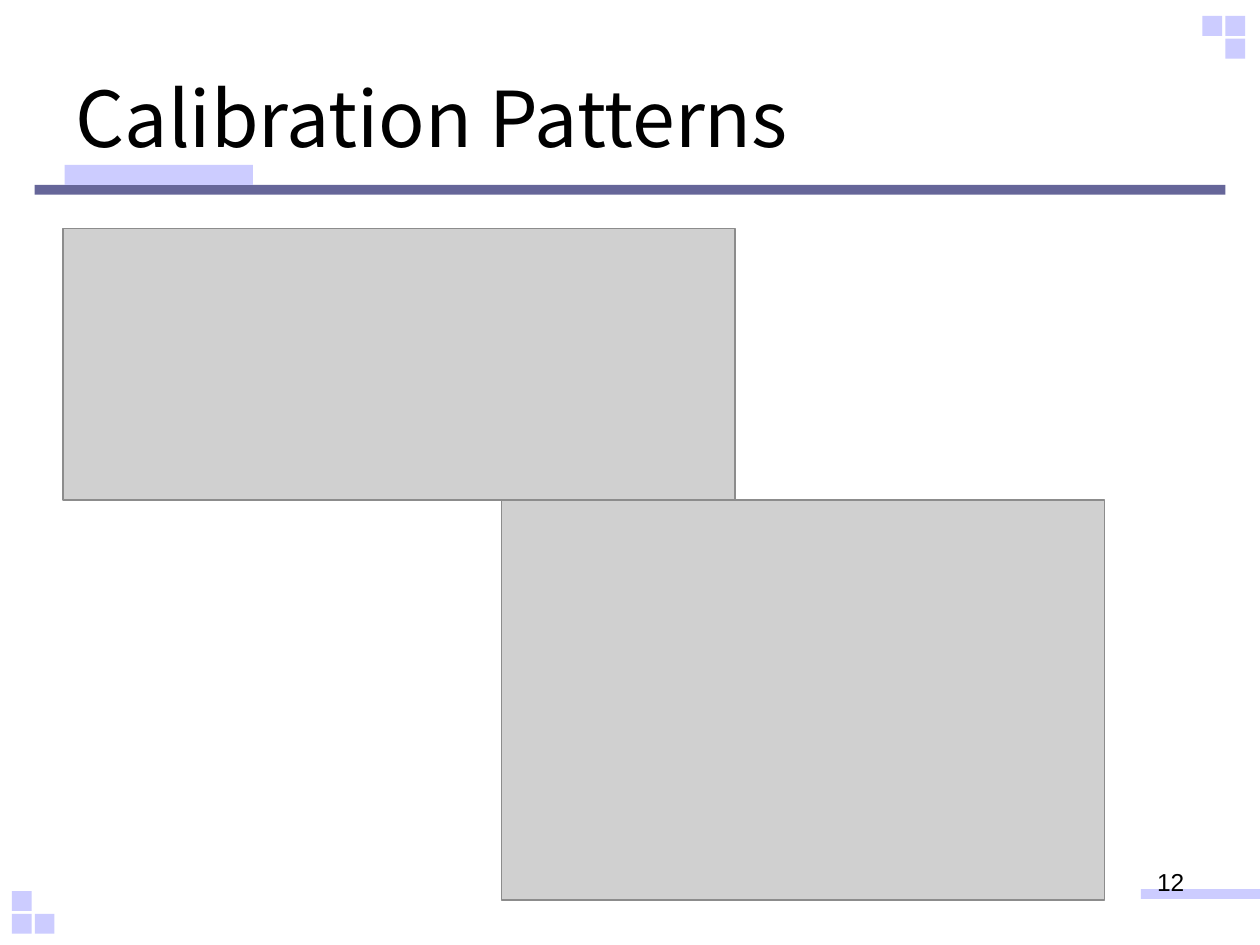
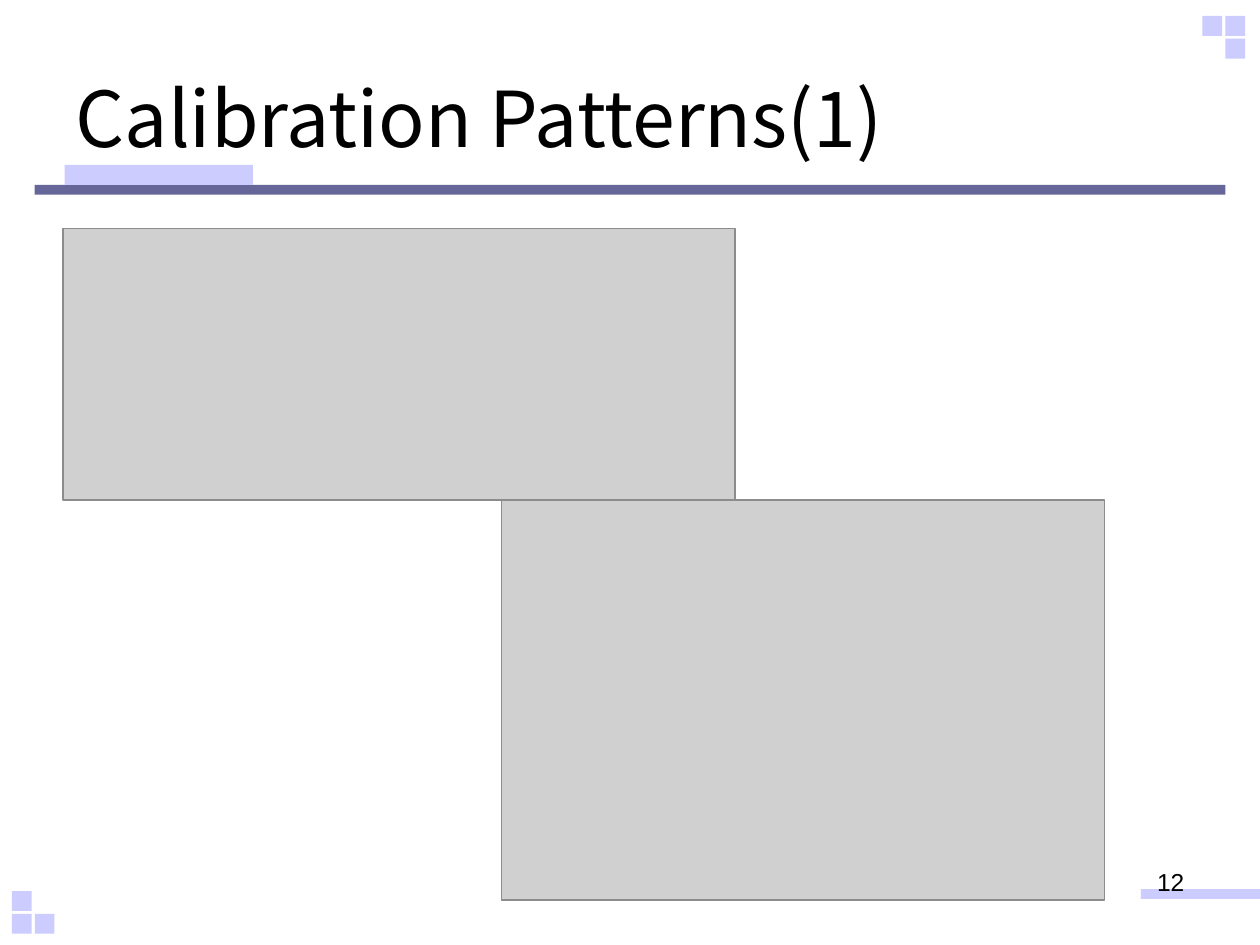
Before and after one commit to sho-hama/Human_Interface, a slide deck: slide 12 of HI_hamana.pptx. Drawn at 1260x945 pixels with LibreOffice and Linux fonts; fonts in the diff are those of the drawing; grey boxes stand for pictures. Boxes give left, top, right and bottom in pixels: in the first picture for what was removed or moved away, otherwise in the second. Text is boxed around its words. In the diff, an @@ line names an element or a change of style, - is before the commit and + after.

```diff
--- a/HI_hamana.pptx
+++ b/HI_hamana.pptx
@@ title at bbox=[76, 84, 883, 166]: text changed @@
-Calibration Patterns
+Calibration Patterns(1)
```
Also in this commit, not shown: 2 slides added.
